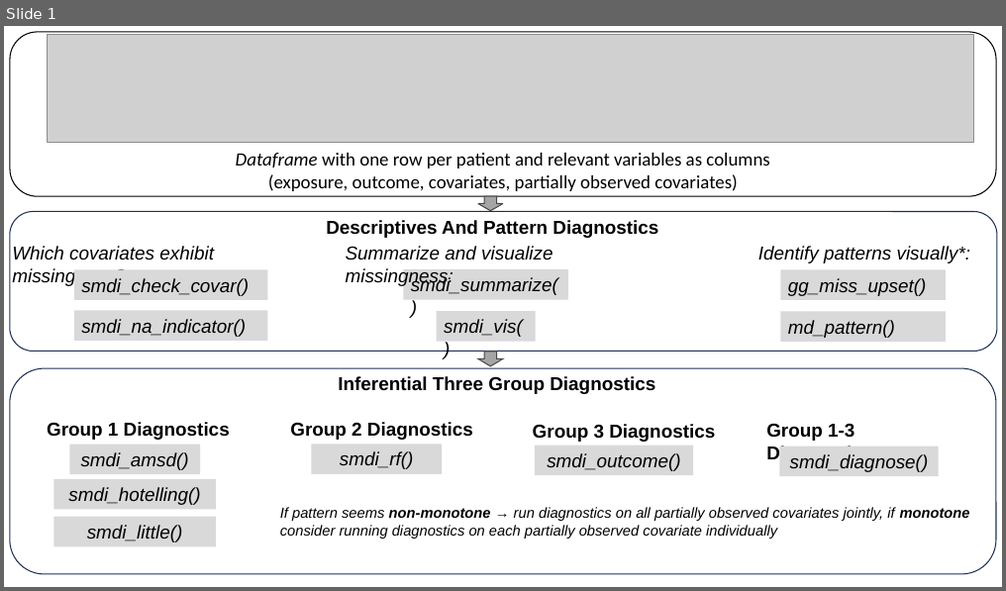
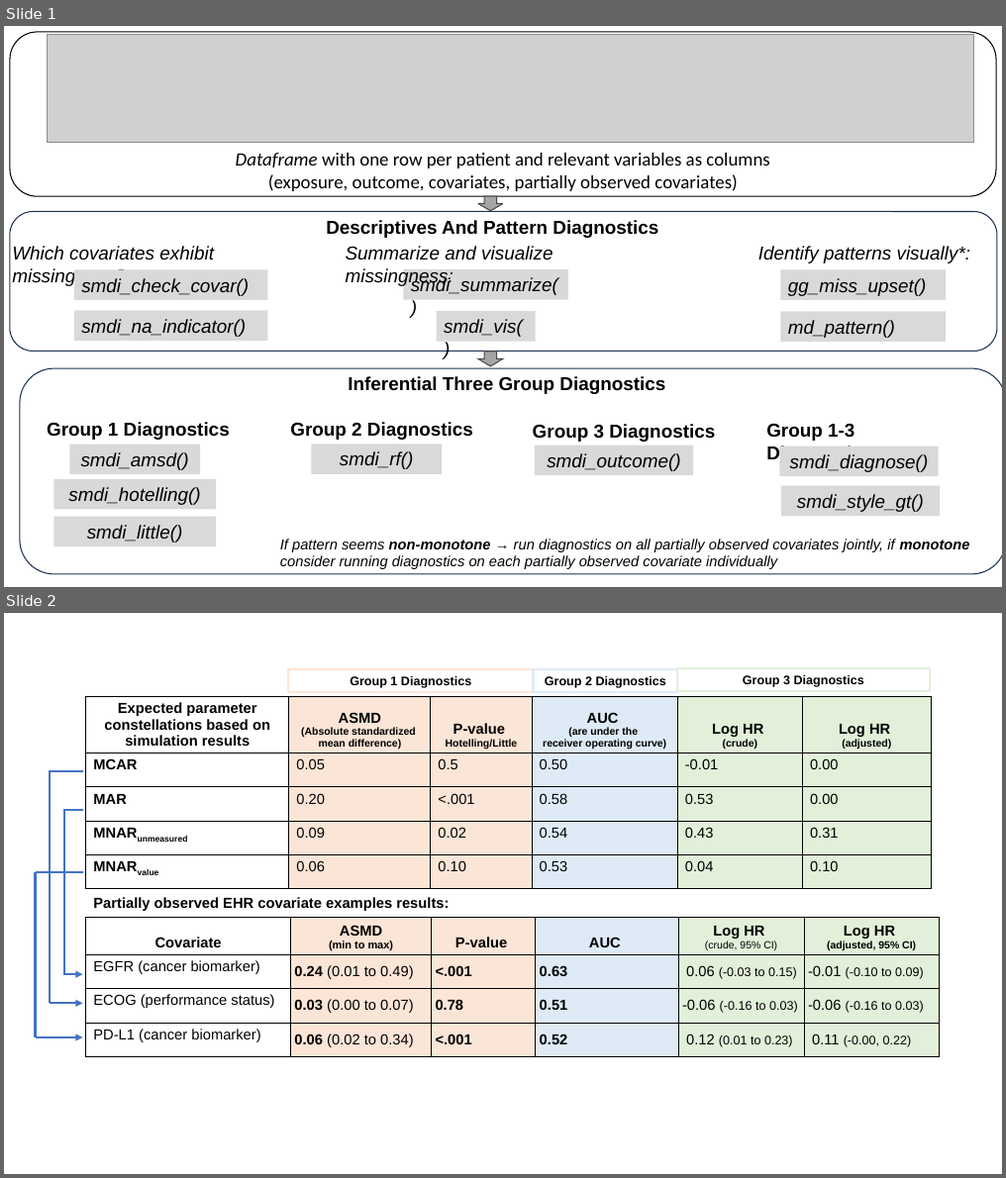
Before and after one commit to janickweberpals/smdi-manuscript, a slide deck: figures/manual_figures.pptx. Shown one above the other, each under a label of ours: slide 1 before the commit, slides 1 and 2 after it. The pictures are 1006x591 and 1006x1178 pixels, drawn with LibreOffice and Linux fonts; fonts in the diff are those of the drawing; grey boxes stand for pictures. Boxes give left, top, right and bottom in pixels: in the first picture for what was removed or moved away, otherwise in the second. Text is boxed around its words. In the diff, an @@ line names an element or a change of style, - is before the commit and + after.

```diff
--- a/figures/manual_figures.pptx
+++ b/figures/manual_figures.pptx
@@ slide 2 added at (4,613,1002,1174), background #FFFFFF @@
@@ rectangle added at (288,669,534,691), outline #FBE5D6 2 pt, 12 pt, text #000000, bold @@
+Group 1 Diagnostics
@@ rectangle added at (534,669,678,691), outline #DEEBF7 2 pt, 12 pt, text #000000, bold @@
+Group 2 Diagnostics
@@ rectangle added at (678,669,930,691), outline #E2F0D9 2 pt, 12 pt, text #000000, bold @@
+Group 3 Diagnostics
@@ table added at (86,697,931,892), 5 rows, 6 columns @@
+Expected parameter constellations based on simulation results | ASMD / (Absolute standardized / mean difference) | P-value / Hotelling/Little | AUC / (are under the / receiver operating curve) | Log HR / (crude) | Log HR / (adjusted)
+MCAR | 0.05 | 0.5 | 0.50 | -0.01 | 0.00
+MAR | 0.20 | <.001 | 0.58 | 0.53 | 0.00
+MNARunmeasured | 0.09 | 0.02 | 0.54 | 0.43 | 0.31
+MNARvalue | 0.06 | 0.10 | 0.53 | 0.04 | 0.10
@@ line added from (50, 770) to (50, 1004), #4472C4 2.25 pt @@
@@ line added from (50, 771) to (82, 771), #4472C4 2.25 pt @@
@@ line added from (64, 810) to (64, 975), #4472C4 2.25 pt @@
@@ line added from (64, 810) to (82, 810), #4472C4 2.25 pt @@
@@ line added from (36, 872) to (36, 1038), #4472C4 2.25 pt @@
@@ line added from (36, 872) to (82, 872), #4472C4 2.25 pt @@
@@ table added at (86,891,939,1057), 5 rows, 6 columns @@
+Partially observed EHR covariate examples results: |  |  |  |  | 
+Covariate | ASMD / (min to max) | P-value | AUC | Log HR / (crude, 95% CI) | Log HR / (adjusted, 95% CI)
+EGFR (cancer biomarker) | 0.24 (0.01 to 0.49) | <.001 | 0.63 | 0.06 (-0.03 to 0.15) | -0.01 (-0.10 to 0.09)
+ECOG (performance status) | 0.03 (0.00 to 0.07) | 0.78 | 0.51 | -0.06 (-0.16 to 0.03) | -0.06 (-0.16 to 0.03)
+PD-L1 (cancer biomarker) | 0.06 (0.02 to 0.34) | <.001 | 0.52 | 0.12 (0.01 to 0.23) | 0.11 (-0.00, 0.22)
@@ arrow added from (64, 974) to (82, 974), #4472C4 2.25 pt @@
@@ arrow added from (50, 1004) to (82, 1004), #4472C4 2.25 pt @@
@@ arrow added from (36, 1038) to (82, 1038), #4472C4 2.25 pt @@
@@ slide 1 changed as well @@
@@ text "Inferential Three Group Diagnostics": place and size @@
-text "Inferential Three Group Diagnostics" at (338,376,655,394)
+text "Inferential Three Group Diagnostics" at (348,376,665,394)
@@ rounded rectangle: place and size @@
-rounded rectangle at (10,369,997,574)
+rounded rectangle at (20,369,1002,574)
@@ rectangle added at (781,485,940,516), fill #D9D9D9, 18 pt, text #000000, italic @@
+smdi_style_gt()
@@ text "If pattern seems non-monotone → ...": place and size @@
-text "If pattern seems non-monotone → ..." at (280,507,970,539)
+text "If pattern seems non-monotone → ..." at (280,539,970,570)
```
Also in this commit, not shown: 4 other files.
